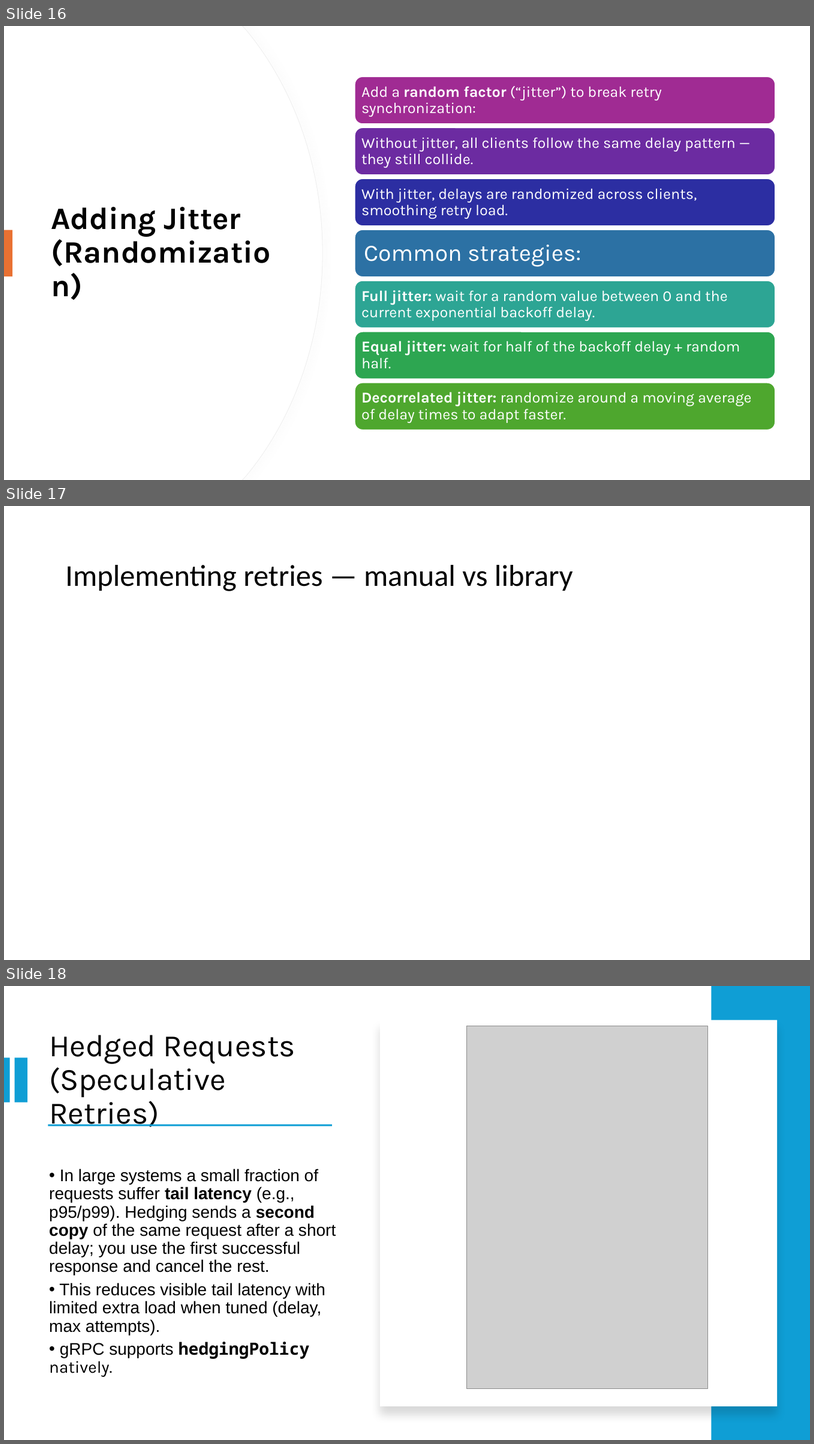
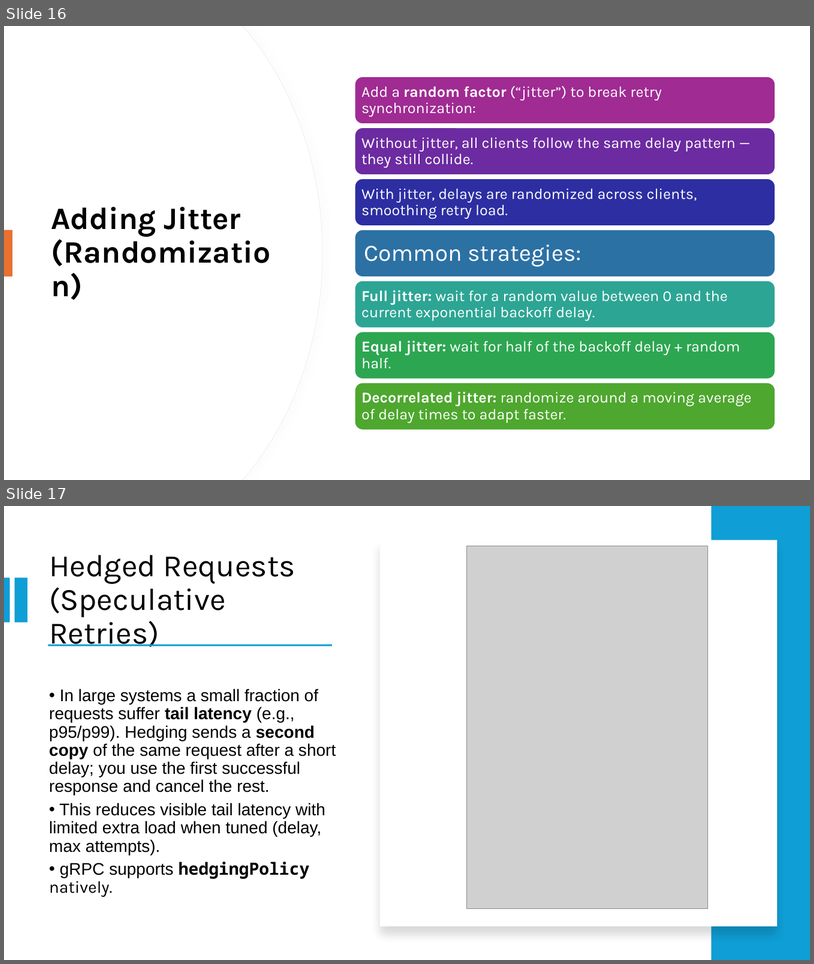
Before and after one commit to rusudinu/mobile-and-embedded-computing, a slide deck: w5/c5/Mobile-and-Embedded-Lecture5.pptx. Shown one above the other, each under a label of ours: slides 16, 17 and 18 before the commit, slides 16 and 17 after it. The pictures are 814x1444 and 814x964 pixels, drawn with LibreOffice and Linux fonts; fonts in the diff are those of the drawing; grey boxes stand for pictures. Boxes give left, top, right and bottom in pixels: in the first picture for what was removed or moved away, otherwise in the second. Text is boxed around its words. In the diff, an @@ line names an element or a change of style, - is before the commit and + after.

```diff
--- a/w5/c5/Mobile-and-Embedded-Lecture5.pptx
+++ b/w5/c5/Mobile-and-Embedded-Lecture5.pptx
@@ slide 17 removed at bbox=[4, 506, 810, 960], background #FFFFFF @@
@@ title removed at bbox=[65, 565, 573, 591] @@
-Implementing retries — manual vs library
@@ what was slide 18 is now slide 17 @@
```
Also in this commit, not shown: 8 other files.
